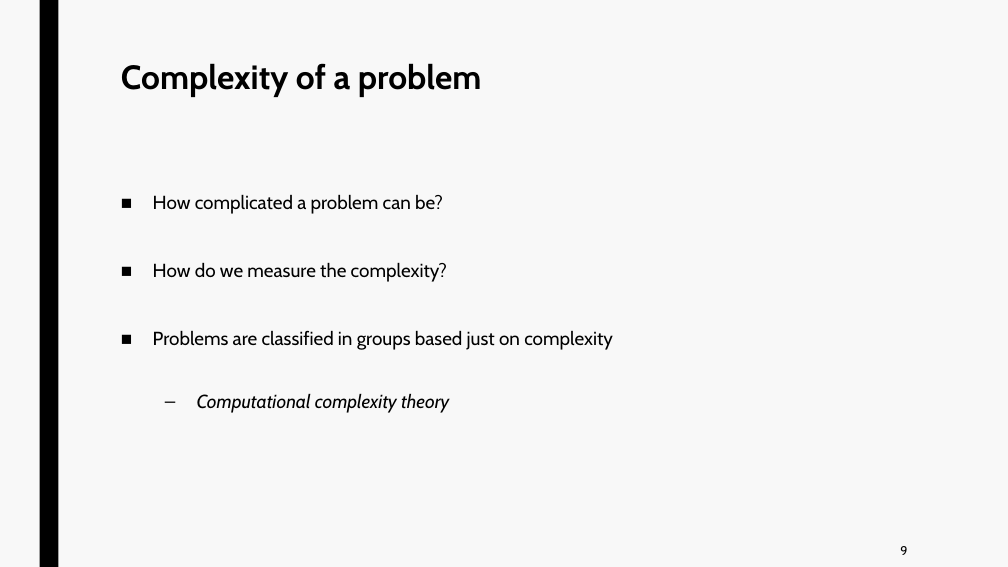
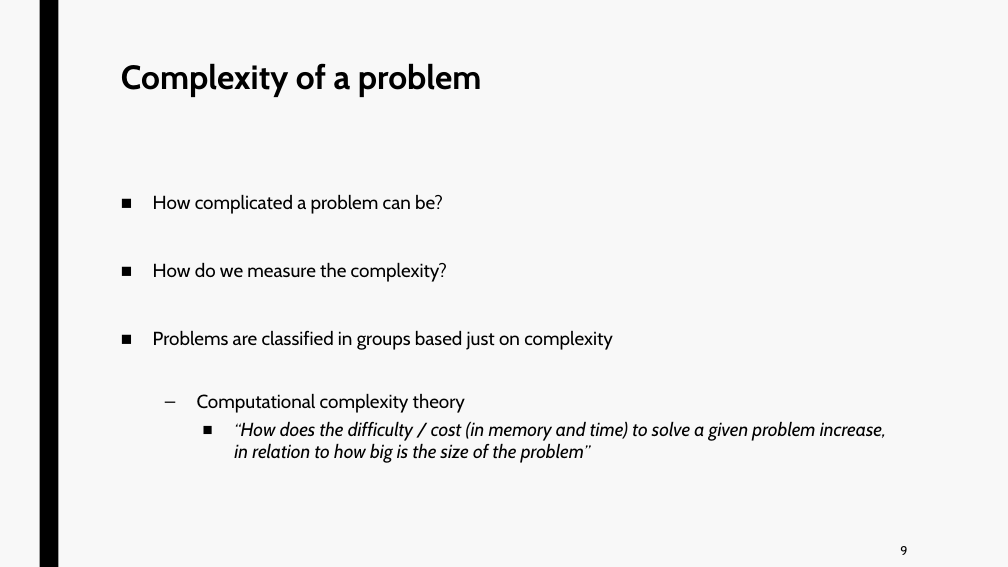
Before and after one commit to jurtasun/presentations, a slide deck: slide 8 of 202306_LMS_Complexity/202306_LMS_Complexity.ppt. Drawn at 1008x567 pixels with LibreOffice and Linux fonts; fonts in the diff are those of the drawing. Boxes give left, top, right and bottom in pixels: in the first picture for what was removed or moved away, otherwise in the second. Text is boxed around its words. In the diff, an @@ line names an element or a change of style, - is before the commit and + after.

```diff
--- a/202306_LMS_Complexity/202306_LMS_Complexity.ppt
+++ b/202306_LMS_Complexity/202306_LMS_Complexity.ppt
@@ text at (197,393,465,413): italic off in "Computational complexity theory" @@
@@ text at (234,421,886,463): paragraph added @@
+    ■ “How does the difficulty / cost (in memory and time) to solve a given problem increase, in relation to how big is the size of the problem”
```
Also in this commit, not shown: 18 other slides changed, 2 slides added, 1 slide removed, 3 other files.
